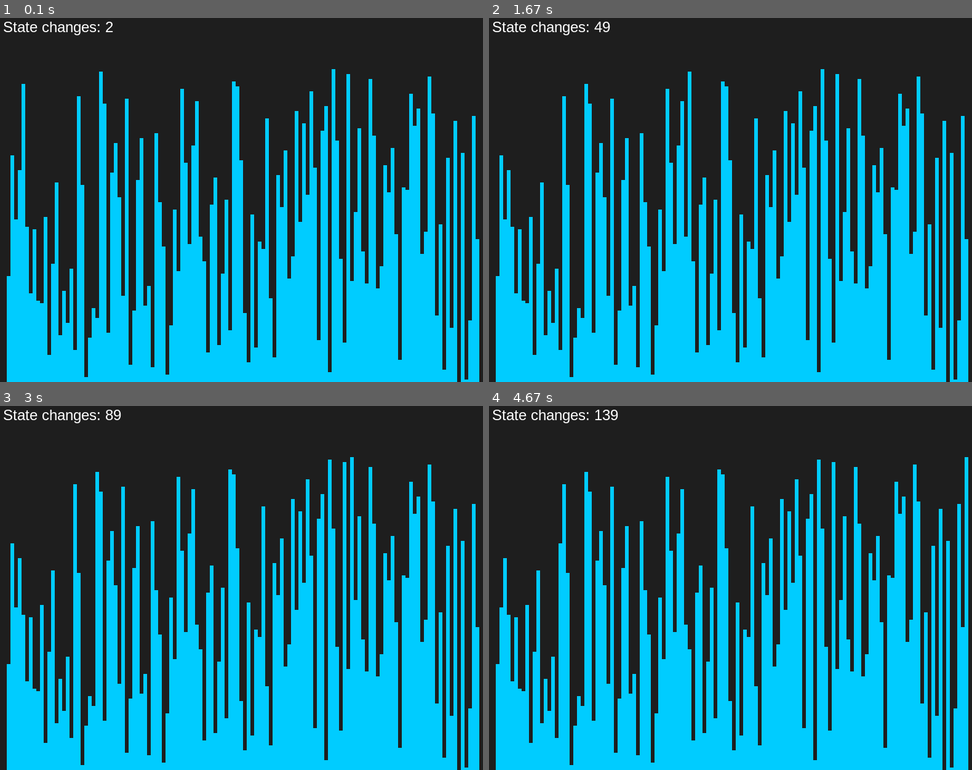
Above: before the commit, frames 1-4 (two rows, left to right).
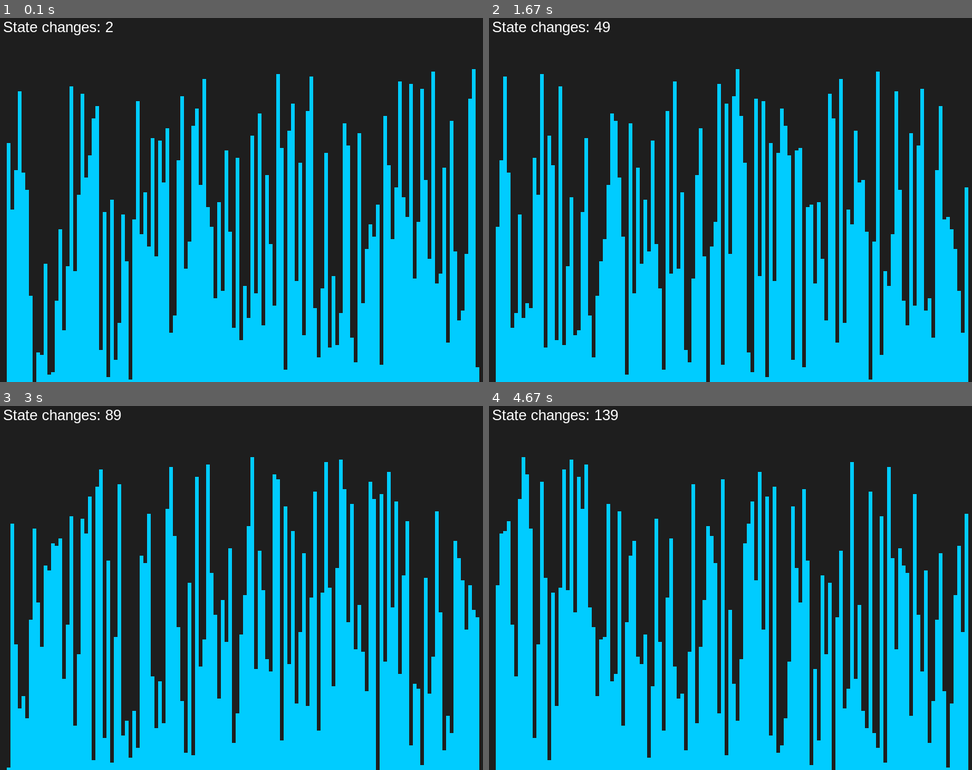
Above: after the commit, the same moments.

Repository: CallumLewisGH/Sorting-Algorithms-pygame-charts
Game: pygame game, started from SortingDisplayer.py
Same seed, same stepped clock (60 frames per second), same inputs: the game is played once before the commit and once after it.
Inputs:
- Up to frame 1 (0.1 s): no input
- Up to frame 2 (1.67 s): no input
- Up to frame 3 (3 s): no input
- Up to frame 4 (4.67 s): no input

The runs differ from the first frame. In frame 1, 27% of the frame differs, in the area x 1-100%, y 14-100%; in frame 2, 30%; in frame 3, 29%; in frame 4, 30%.

Commit message:
Adds bogoSort

Diff:
--- a/SortingAlgorithms.py
+++ b/SortingAlgorithms.py
@@ -1,3 +1,4 @@
+import random
 class Sorts:
     def BubbleSort(self, data):
         states = []
@@ -113,3 +114,19 @@
 
         merge_sort(data)
         return states
+
+    def BogoSort(self, data):
+        states = []
+
+        def is_sorted(arr):
+            return all(arr[i] <= arr[i + 1] for i in range(len(arr) - 1))
+
+        def bogo_sort():
+            while not is_sorted(data):
+                random.shuffle(data)
+                states.append([data.copy(), random.randint(0,127)])
+                if len(states) > 500:
+                    break
+
+        bogo_sort()
+        return states
--- a/SortingDisplayer.py
+++ b/SortingDisplayer.py
@@ -14,7 +14,7 @@
 soundGenerator = SoundGenerator()
 
 sorts = Sorts()
-states = sorts.BubbleSort(scrambledList) #Replace with the desired sort. Any sort can be added to sortingalgorithms.py class sorts as long as it returns the correct information
+states = sorts.BogoSort(scrambledList) #Replace with the desired sort. Any sort can be added to sortingalgorithms.py class sorts as long as it returns the correct information
 
 pygame.init()
 pygame.mixer.init(frequency=22050, size=-16, channels=1)
@@ -54,6 +54,7 @@
     for event in pygame.event.get():
         if event.type == pygame.QUIT:
             running = False
+
     draw_bars(states[count][0])
 
     soundGenerator.play_tone(states[count][1])
